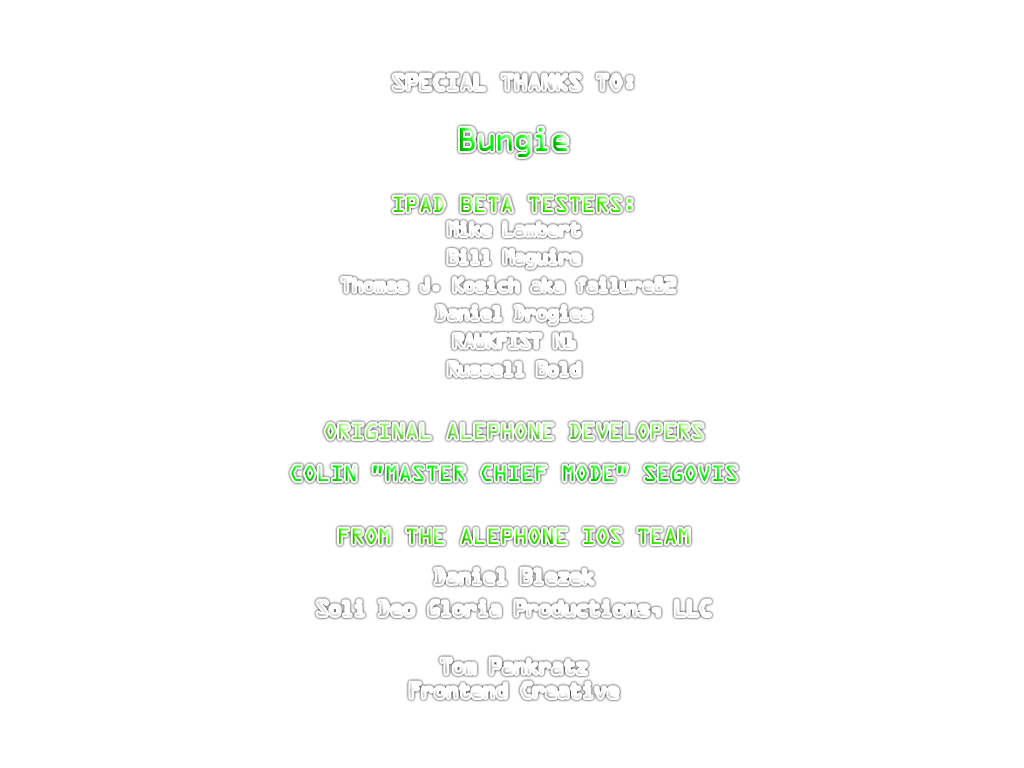
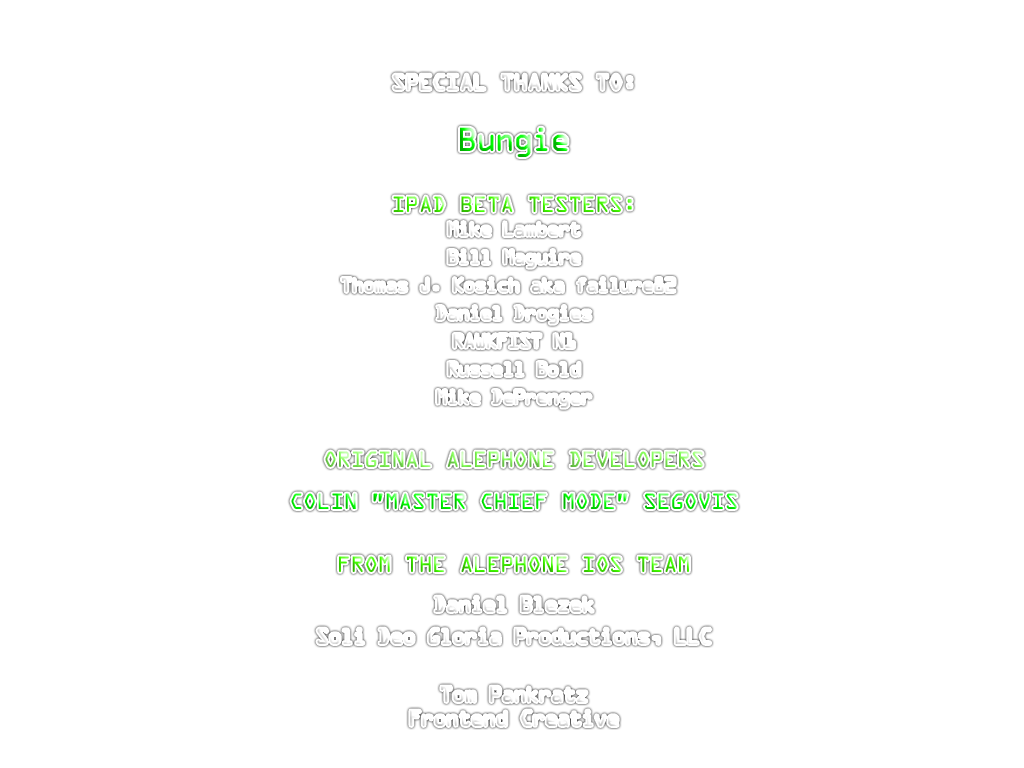
Two versions of the same layered image (1024 x 768). Layer-by-layer changes:
painted on "Special Thanks to: Bungie iPad Beta Testers: Mike Lambert Bil" over (x1=291, y1=390, x2=737, y2=726)
